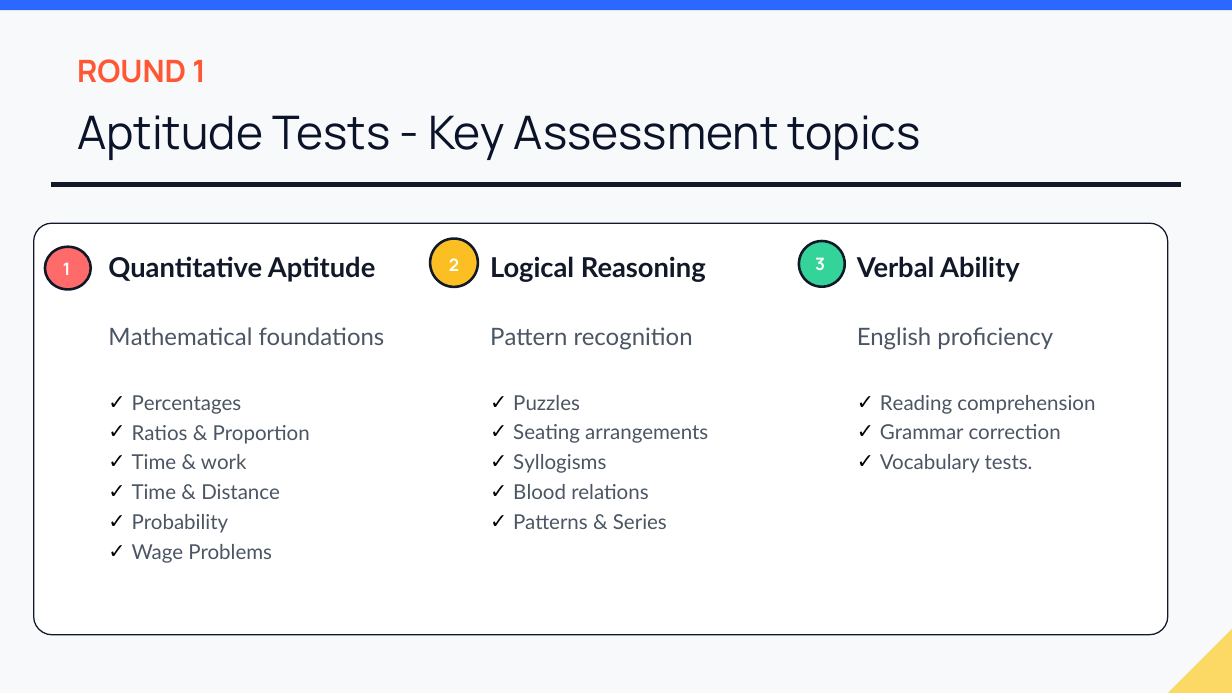
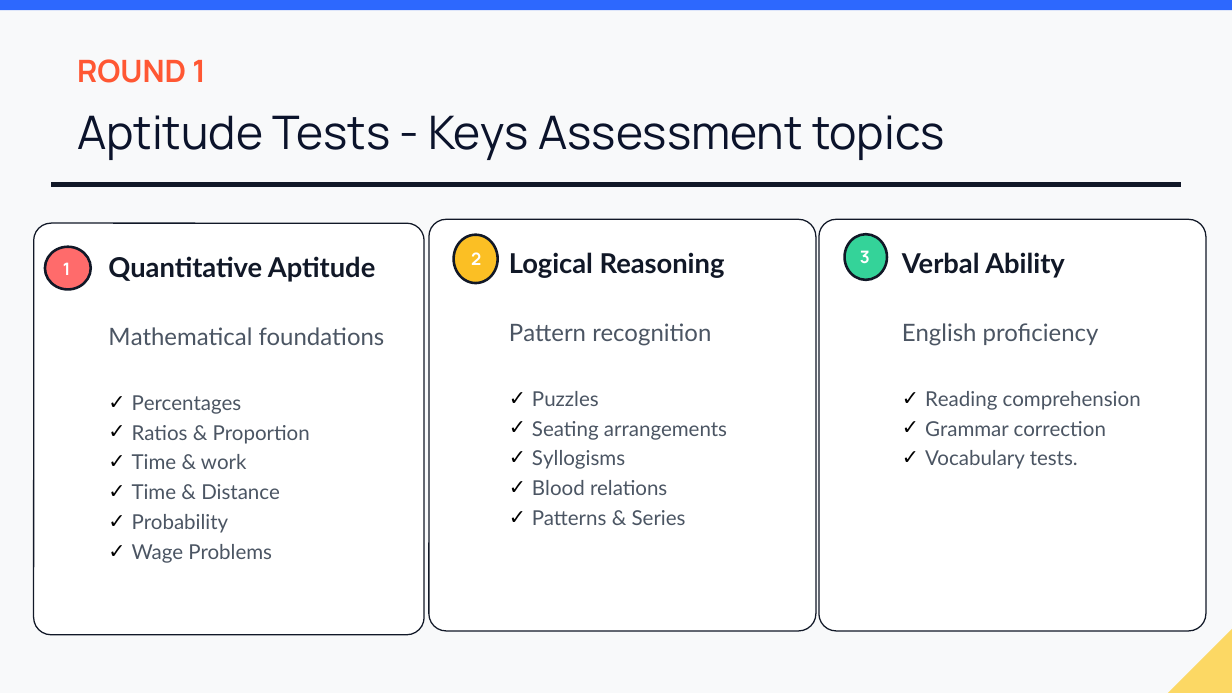
Before and after one commit to brinda-25/workshop, a slide deck: slide 9 of Day1/Campus_to_Company.pptx. Drawn at 1232x693 pixels with LibreOffice and Linux fonts; fonts in the diff are those of the drawing; background and template pictures are left out. Boxes give left, top, right and bottom in pixels: in the first picture for what was removed or moved away, otherwise in the second. Text is boxed around its words. In the diff, an @@ line names an element or a change of style, - is before the commit and + after.

```diff
--- a/Day1/Campus_to_Company.pptx
+++ b/Day1/Campus_to_Company.pptx
@@ text at <box>77,115,945,160</box>: text changed @@
-Aptitude Tests - Key Assessment topics
+Aptitude Tests - Keys Assessment topics
@@ rounded rectangle: place and size @@
-rounded rectangle at <box>33,223,1168,634</box>
+rounded rectangle at <box>33,223,424,634</box>
@@ rounded rectangle added at <box>429,219,816,631</box>, fill #FFFFFF, outline #111827 0.75 pt @@
@@ ellipse: place and size @@
-ellipse at <box>430,239,478,287</box>
+ellipse at <box>453,235,498,283</box>
@@ rounded rectangle added at <box>819,219,1206,631</box>, fill #FFFFFF, outline #111827 0.75 pt @@
@@ text "3": place and size @@
-text "3" at <box>815,257,825,271</box>
+text "3" at <box>860,250,870,264</box>
@@ ellipse: place and size @@
-ellipse at <box>798,241,844,287</box>
+ellipse at <box>845,234,887,280</box>
@@ text "2": place and size @@
-text "2" at <box>449,258,459,271</box>
+text "2" at <box>471,252,481,265</box>
@@ text "Logical Reasoning": place and size @@
-text "Logical Reasoning" at <box>490,256,708,529</box>
+text "Logical Reasoning" at <box>509,252,727,525</box>
@@ text "Verbal Ability": place and size @@
-text "Verbal Ability" at <box>857,256,1095,473</box>
+text "Verbal Ability" at <box>902,252,1141,469</box>
```
Also in this commit, not shown: 17 other slides changed, 6 slides added, 1 slide removed.
